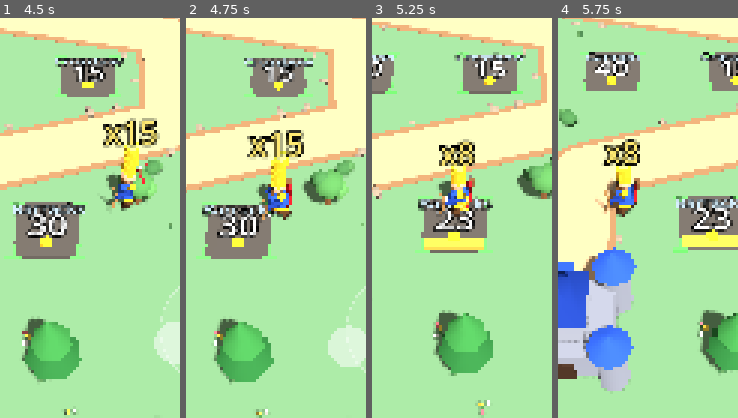
Above: before the commit, frames 1-4 (left to right).
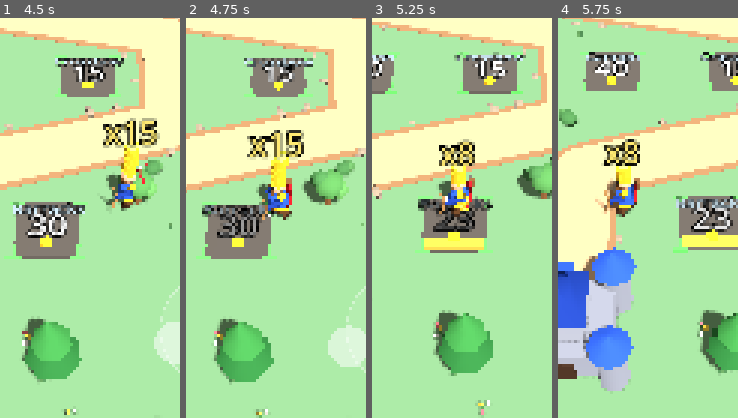
Above: after the commit, the same moments.

Repository: legioner666/Game-
Game: Godot game, scene res://main.tscn
Two runs of this game, one before a commit and one after it. Both use one fixed random seed, a clock stepped at 60 frames per second and the inputs below.
Inputs (mouse positions are % of the whole screen's width and height, from its top left):
- Up to frame 1 (4.5 s): click "Play" at 0.5 s; click "Level 1 · Meadow" at 1.25 s; click "II" at 2 s; click "Restart" at 2.75 s; tap Enter at 3.5 s; move the mouse to (45, 70) at 3.52 s; hold Up (ui_up) 3.53-4.25 s; click (45, 70) at 3.67 s; drag from (80, 65) to (45, 70) at 4.27 s
- Up to frame 2 (4.75 s): no input
- Up to frame 3 (5.25 s): move the mouse to (20, 35) at 5.02 s; hold Left (ui_left) from 5.03 s (still down)
- Up to frame 4 (5.75 s): keep holding Left (ui_left)
The pictures show only the part of the screen within x 20-70%, y 26-76%; the shares and areas given below are measured in that part.

Frame 1 is identical in both runs. In frame 2, 0.9% of the frame differs, in the area x 10-51%, y 46-55%; in frame 3, 0.8%; in frame 4, 0.2%.

Commit message:
Hero draw/release/recoil animation, floating damage numbers, plate labels fade near hero
Co-Authored-By: Claude Sonnet 5.5 <noreply@anthropic.com>
Claude-Session: https://claude.ai/code/session_01Vo2zMfmpPBAjaiyM3QAnEB

Diff:
--- a/godot/game.gd
+++ b/godot/game.gd
@@ -284,6 +284,10 @@
 var _walk_phase := 0.0
 var _hero_cd := 0.0
 var _bow_kick := 0.0
+const DMG_POOL := 24
+var _dmg_labels: Array = []
+var _dmg_age: Array[float] = []
+var _dmg_next := 0
 var _carried := START_COINS
 var _total_collected := 0
 var _deposit_timer := 0.0
@@ -1438,6 +1442,49 @@
 
 func _damage_enemy(i: int, dmg: float) -> void:
 	e_hp[i] -= dmg
+	_show_damage(Vector3(e_px[i], 1.5 if e_type[i] != 2 else 3.2, e_pz[i]), dmg, e_type[i] == 2 or dmg >= 40.0)
+
+
+## Спливаючі цифри шкоди: пул з фіксованої кількості Label3D (без алокацій у бою).
+func _show_damage(pos: Vector3, dmg: float, big: bool) -> void:
+	if _autoplay and not _show_ui:
+		return
+	if not big and randf() > 0.35:
+		return
+	if _dmg_labels.is_empty():
+		for k in DMG_POOL:
+			var l := Label3D.new()
+			l.billboard = BaseMaterial3D.BILLBOARD_ENABLED
+			l.pixel_size = 0.014
+			l.font_size = 64
+			l.outline_size = 14
+			l.no_depth_test = true
+			l.shaded = false
+			l.visible = false
+			add_child(l)
+			_dmg_labels.append(l)
+			_dmg_age.append(9.0)
+	var idx := _dmg_next
+	_dmg_next = (_dmg_next + 1) % DMG_POOL
+	var lab: Label3D = _dmg_labels[idx]
+	lab.text = str(int(round(dmg)))
+	lab.modulate = Color(1.0, 0.85, 0.3) if big else Color(1.0, 1.0, 1.0)
+	lab.font_size = 84 if big else 60
+	lab.position = pos + Vector3(randf_range(-0.4, 0.4), 0.0, randf_range(-0.2, 0.2))
+	lab.visible = true
+	_dmg_age[idx] = 0.0
+
+
+func _update_damage_labels(delta: float) -> void:
+	for k in _dmg_labels.size():
+		if _dmg_age[k] >= 0.7:
+			if _dmg_labels[k].visible:
+				_dmg_labels[k].visible = false
+			continue
+		_dmg_age[k] += delta
+		var lab: Label3D = _dmg_labels[k]
+		lab.position.y += delta * 2.2
+		lab.modulate.a = clampf(1.0 - (_dmg_age[k] - 0.35) / 0.35, 0.0, 1.0)
 
 
 func _cleanup_enemies() -> void:
@@ -1553,9 +1600,18 @@
 	var body := _hero.get_meta("body") as Node3D
 	body.position.y = absf(sin(_walk_phase)) * 0.09 * walk
 	body.scale.y = 1.0 + sin(_time * 3.0) * 0.012
-	_bow_kick = maxf(0.0, _bow_kick - delta * 6.0)
-	(_hero.get_meta("bow") as Node3D).position.z = -0.55 + _bow_kick * 0.14
-	(_hero.get_meta("arm_l") as Node3D).rotation.x = 1.3 + _bow_kick * 0.12
+	_bow_kick = maxf(0.0, _bow_kick - delta * 5.0)
+	# цикл пострілу: 1.0 = щойно випустив (віддача), 0.4..0 = натяг тятиви перед наступним
+	var draw := clampf(1.0 - _hero_cd / maxf(HERO_CD, 0.01), 0.0, 1.0) if tgt >= 0 else 0.0
+	var kick := _bow_kick * _bow_kick
+	(_hero.get_meta("bow") as Node3D).position.z = -0.55 + kick * 0.2 - draw * 0.04
+	(_hero.get_meta("bow") as Node3D).rotation.z = kick * 0.25
+	(_hero.get_meta("arm_l") as Node3D).rotation.x = 1.3 + kick * 0.25
+	if tgt >= 0:
+		# права рука натягує тятиву до плеча, потім різко відпускає
+		(_hero.get_meta("arm_r") as Node3D).rotation.x = lerpf(-sw * 0.9, 1.0, draw) - kick * 0.8
+	body.rotation.x = kick * 0.12 - draw * 0.04
+	body.position.z = kick * 0.08
 
 
 func _update_hero_weapon(delta: float) -> void:
@@ -1830,6 +1886,13 @@
 	_stop_t = maxf(0.0, _stop_t - delta)
 	var active: Plate = null
 	for p in _plates:
+		# підписи плитки тьмяніють, коли герой стоїть поруч (не закривають героя й стос золота)
+		var fx: float = p.pos.x - hp.x
+		var fz: float = p.pos.z - hp.z
+		var near := fx * fx + fz * fz < 6.0
+		var a := lerpf(p.label.modulate.a, 0.3 if near else 1.0, 1.0 - exp(-12.0 * delta))
+		p.label.modulate.a = a
+		p.sub_label.modulate.a = a
 		if p.level >= 3:
 			continue
 		var dx: float = p.pos.x - hp.x
@@ -1945,6 +2008,7 @@
 	_render_allies()
 	_render_coins()
 	_render_projectiles()
+	_update_damage_labels(delta)
 	_render_fx()
 	_render_stack()
 	_shake = maxf(0.0, _shake - delta * 2.5)
